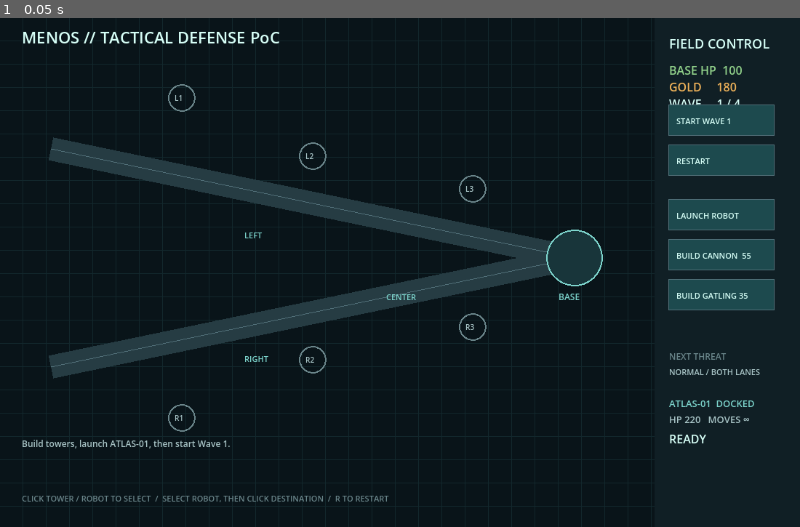
Above: before the commit, frame 1.
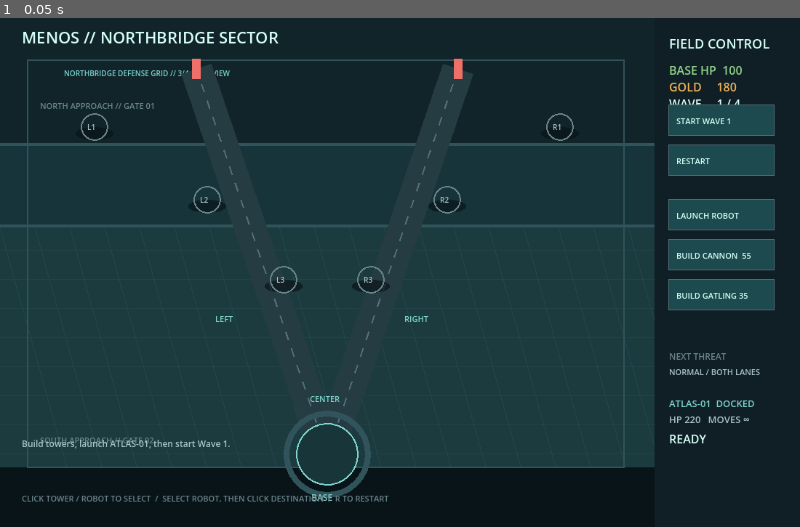
Above: after the commit, the same moment.

Repository: ln9swrd/atlas
Game: Godot game, scene res://main.tscn
The game is run twice, just before and just after one commit, with the same random seed, the same clock (stepped at 60 frames per second) and the same inputs.
Inputs:
- Up to frame 1 (0.05 s): no input

The runs differ from the first frame. In frame 1, 47% of the frame differs, in the area x 0-82%, y 2-95%.

Commit message:
feat: update map layout and rendering for Northbridge sector in Browser and Godot

Diff:
--- a/projects/menos/godot/main.gd
+++ b/projects/menos/godot/main.gd
@@ -1,10 +1,10 @@
 extends Node2D
 
 const DATA = preload("res://data.gd")
-const BASE := Vector2(790, 330)
-const LANES := {"left": Vector2(70, 180), "right": Vector2(70, 480)}
-const ROBOT_SPOTS := {"LEFT": Vector2(360, 245), "CENTER": Vector2(555, 330), "RIGHT": Vector2(360, 415)}
-const SLOTS := {"L1": Vector2(250, 110), "L2": Vector2(430, 190), "L3": Vector2(650, 235), "R1": Vector2(250, 550), "R2": Vector2(430, 470), "R3": Vector2(650, 425)}
+const BASE := Vector2(450, 600)
+const LANES := {"left": Vector2(270, 70), "right": Vector2(630, 70)}
+const ROBOT_SPOTS := {"LEFT": Vector2(320, 360), "CENTER": Vector2(450, 470), "RIGHT": Vector2(580, 360)}
+const SLOTS := {"L1": Vector2(130, 150), "L2": Vector2(285, 250), "L3": Vector2(390, 360), "R1": Vector2(770, 150), "R2": Vector2(615, 250), "R3": Vector2(510, 360)}
 enum RunState { READY, RUNNING, VICTORY, DEFEAT }
 
 var base_hp := 100.0
@@ -96,12 +96,12 @@
 		if enemy.hp <= 0.0: continue
 		var data: Dictionary = DATA.ENEMIES[enemy.type]
 		var start: Vector2 = LANES[enemy.lane]
-		var progress: float = clampf(enemy.position.x / BASE.x, 0.0, 1.0)
-		enemy.position.x += data.speed * delta
-		enemy.position.y = lerp(start.y, BASE.y, progress)
+		enemy.position.y += data.speed * delta
+		var progress: float = clampf((enemy.position.y - start.y) / (BASE.y - start.y), 0.0, 1.0)
+		enemy.position.x = lerp(start.x, BASE.x, progress)
 		if enemy.type == "giant":
 			update_giant_robot_attack(delta, enemy)
-		if enemy.position.x >= BASE.x - 25.0:
+		if enemy.position.y >= BASE.y - 25.0:
 			base_hp -= data.base_damage; enemy.hp = 0.0
 			log_event("%s breached the base (-%d HP)." % [data.name, data.base_damage])
 			if base_hp <= 0.0:
@@ -224,14 +224,22 @@
 
 func _draw() -> void:
 	draw_rect(Rect2(0, 0, 1100, 700), Color("091419"))
-	for x in range(0, 900, 32): draw_line(Vector2(x, 0), Vector2(x, 700), Color("13282d"), 1)
-	for y in range(0, 700, 32): draw_line(Vector2(0, y), Vector2(900, y), Color("13282d"), 1)
-	draw_string(ThemeDB.fallback_font, Vector2(30, 35), "MENOS // TACTICAL DEFENSE PoC", HORIZONTAL_ALIGNMENT_LEFT, -1, 22, Color("d7fff7"))
-	for lane in LANES.values(): draw_line(lane, BASE, Color("263c43"), 32); draw_line(lane, BASE, Color("527079"), 1)
-	draw_circle(BASE, 38, Color("18353a")); draw_arc(BASE, 38, 0, TAU, 32, Color("7ed6ce"), 2); draw_string(ThemeDB.fallback_font, BASE + Vector2(-22, 58), "BASE", HORIZONTAL_ALIGNMENT_LEFT, -1, 12, Color("7ed6ce"))
+	draw_rect(Rect2(0, 0, 900, 176), Color("10242a")); draw_rect(Rect2(0, 176, 900, 112), Color("16343a")); draw_rect(Rect2(0, 288, 900, 330), Color("1b3b3f"))
+	for x in range(0, 900, 48): draw_line(Vector2(x, 288), Vector2(x + 92, 618), Color("31535b", 0.45), 1)
+	for y in range(320, 620, 40): draw_line(Vector2(0, y), Vector2(900, y), Color("31535b", 0.35), 1)
+	draw_rect(Rect2(0, 172, 900, 4), Color("31535b")); draw_rect(Rect2(0, 284, 900, 4), Color("31535b"))
+	draw_string(ThemeDB.fallback_font, Vector2(30, 35), "MENOS // NORTHBRIDGE SECTOR", HORIZONTAL_ALIGNMENT_LEFT, -1, 22, Color("d7fff7"))
+	draw_rect(Rect2(38, 58, 820, 560), Color("31535b"), false, 2)
+	draw_string(ThemeDB.fallback_font, Vector2(55, 125), "NORTH APPROACH // GATE 01", HORIZONTAL_ALIGNMENT_LEFT, -1, 11, Color("6c8790")); draw_string(ThemeDB.fallback_font, Vector2(55, 585), "SOUTH APPROACH // GATE 02", HORIZONTAL_ALIGNMENT_LEFT, -1, 11, Color("6c8790"))
+	draw_string(ThemeDB.fallback_font, Vector2(88, 80), "NORTHBRIDGE DEFENSE GRID // 3/4 FIELD VIEW", HORIZONTAL_ALIGNMENT_LEFT, -1, 10, Color("7ed6ce"))
+	for lane in LANES.values(): draw_line(lane, BASE, Color("263c43"), 44); draw_dashed_line(lane, BASE, Color("527079"), 2, 12)
+	draw_rect(Rect2(LANES.left - Vector2(6, 14), Vector2(12, 28)), Color("ef7068")); draw_rect(Rect2(LANES.right - Vector2(6, 14), Vector2(12, 28)), Color("ef7068"))
+	draw_circle(BASE, 42, Color("18353a")); draw_arc(BASE, 42, 0, TAU, 32, Color("7ed6ce"), 2); draw_arc(BASE, 56, 0, TAU, 32, Color("31535b"), 8); draw_string(ThemeDB.fallback_font, BASE + Vector2(-22, 64), "BASE", HORIZONTAL_ALIGNMENT_LEFT, -1, 12, Color("7ed6ce"))
 	for id in SLOTS:
 		var occupied := towers.any(func(tower): return tower.id == id)
-		if not occupied: draw_arc(SLOTS[id], 18, 0, TAU, 20, Color("f0a35a") if selected_slot == id else Color("6a858a"), 2)
+		if not occupied:
+			draw_set_transform(SLOTS[id] + Vector2(0, 9), 0.0, Vector2(26, 9)); draw_circle(Vector2.ZERO, 1.0, Color("0a1519", 0.72)); draw_set_transform(Vector2.ZERO, 0.0, Vector2.ONE)
+			draw_arc(SLOTS[id], 18, 0, TAU, 20, Color("f0a35a") if selected_slot == id else Color("6a858a"), 2)
 		else:
 			draw_circle(SLOTS[id], 15, Color("f0a35a") if towers.filter(func(tower): return tower.id == id)[0].type == "cannon" else Color("7ed6ce"))
 			if selected_tower == id: draw_arc(SLOTS[id], 24, 0, TAU, 24, Color("d7fff7"), 2)
Not shown, changed: projects/menos/data.js
Not shown, changed: projects/menos/game.js
Not shown, changed: projects/menos/index.html
Not shown, changed: projects/menos/state/CURRENT_STATE.md
